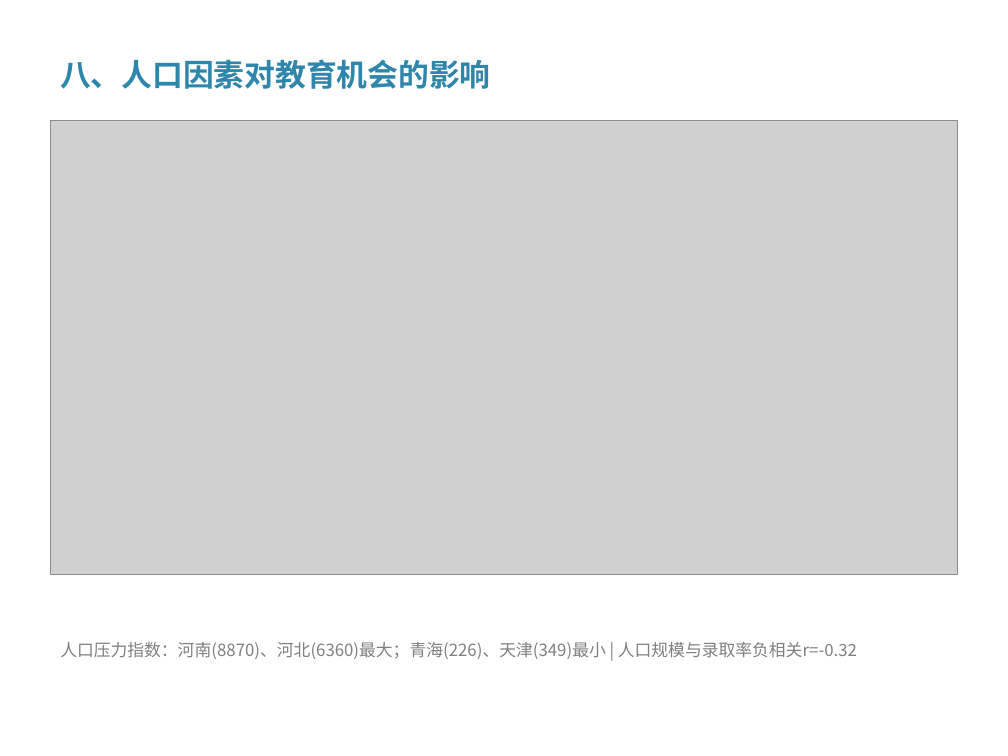
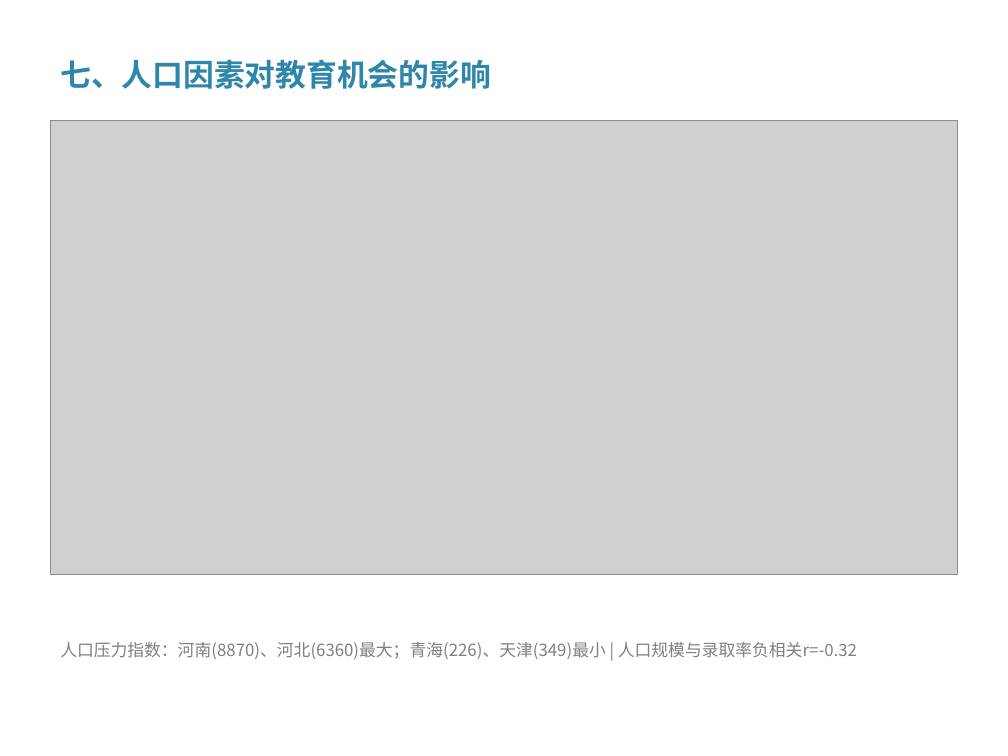
Before and after one commit to Tequlia-Hermit/DaSE-Introduction-, a slide deck: slide 8 of 教育经济分析_期末大作业.pptx. Drawn at 1008x756 pixels with LibreOffice and Linux fonts; fonts in the diff are those of the drawing; grey boxes stand for pictures. Boxes give left, top, right and bottom in pixels: in the first picture for what was removed or moved away, otherwise in the second. Text is boxed around its words. In the diff, an @@ line names an element or a change of style, - is before the commit and + after.

```diff
--- a/教育经济分析_期末大作业.pptx
+++ b/教育经济分析_期末大作业.pptx
@@ text at <box>60,59,490,89</box>: text changed @@
-八、人口因素对教育机会的影响
+七、人口因素对教育机会的影响
```
Also in this commit, not shown: 7 other slides changed, 7 other files.
